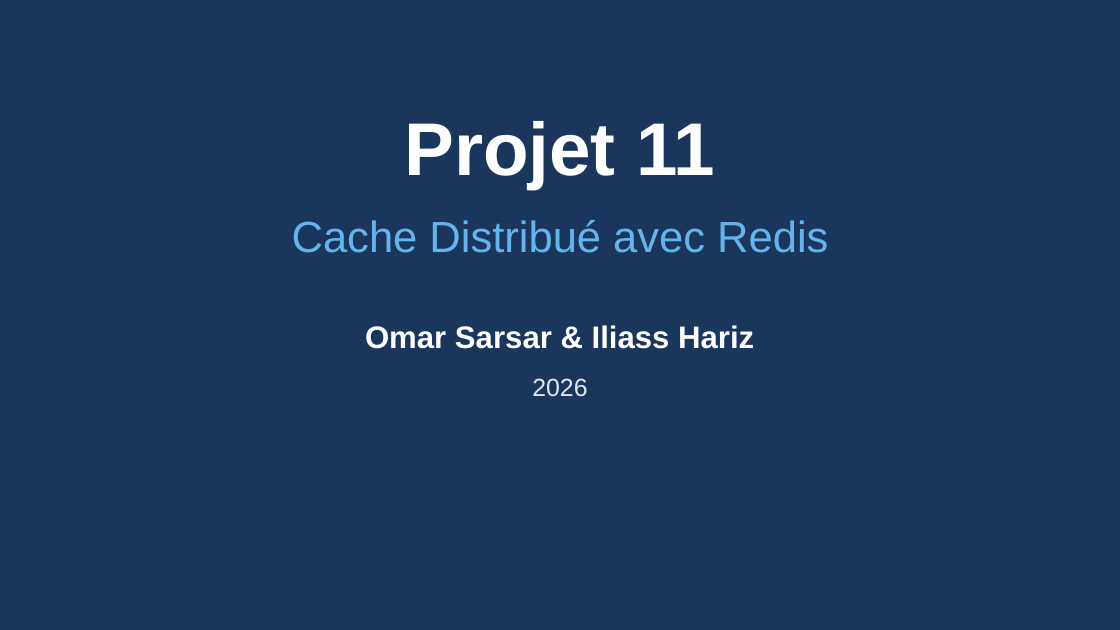
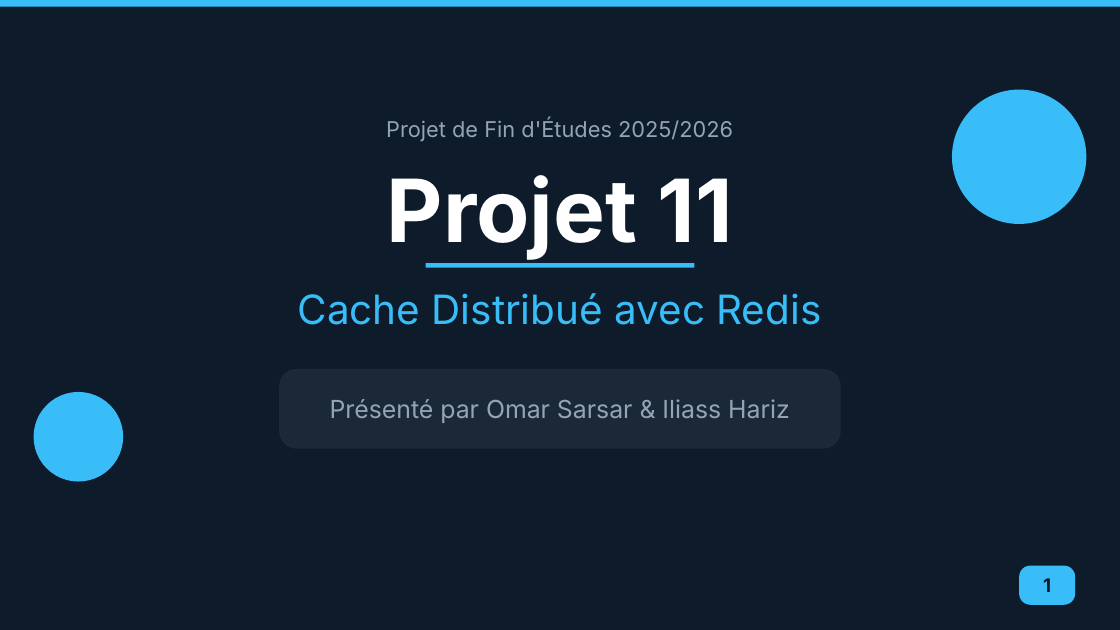
Before and after one commit to Zeinot/marketplace-saas, a slide deck: slide 1 of output/Presentation_Cache_Redis.pptx. Drawn at 1120x630 pixels with LibreOffice and Linux fonts; fonts in the diff are those of the drawing. Boxes give left, top, right and bottom in pixels: in the first picture for what was removed or moved away, otherwise in the second. Text is boxed around its words. In the diff, an @@ line names an element or a change of style, - is before the commit and + after.

```diff
--- a/output/Presentation_Cache_Redis.pptx
+++ b/output/Presentation_Cache_Redis.pptx
@@ background #1A365D to #0D1B2A @@
@@ rectangle added at [0,0,1120,7], fill #38BDF8 @@
@@ text at [386,118,733,142]: text changed; size 16 to 14 pt; font Arial to Inter; text colour #E2E8F0 to #94A3B8 @@
-2026
+Projet de Fin d'Études 2025/2026
@@ ellipse added at [952,90,1086,224], fill #38BDF8 @@
@@ text "Projet 11": place and size @@
-text "Projet 11" at [404,121,715,189]
+text "Projet 11" at [387,175,733,260]
@@ text "Projet 11" at [387,175,733,260]: size 48 to 56 pt, font Arial to Inter @@
@@ rectangle added at [426,263,694,268], fill #38BDF8 @@
@@ text "Cache Distribué avec Redis": place and size @@
-text "Cache Distribué avec Redis" at [292,220,828,253]
+text "Cache Distribué avec Redis" at [298,293,822,325]
@@ text "Cache Distribué avec Redis" at [298,293,822,325]: size 28 to 26 pt, font Arial to Inter, text colour #63B3ED to #38BDF8 @@
@@ rounded rectangle added at [280,370,840,448], fill #1B2838, outline #1E293B 1 pt @@
@@ ellipse added at [34,392,123,482], fill #38BDF8 @@
@@ text at [330,399,790,423]: text changed; size 20 to 16 pt; font Arial to Inter; text colour #FFFFFF to #94A3B8; bold off @@
-Omar Sarsar & Iliass Hariz
+Présenté par Omar Sarsar & Iliass Hariz
@@ rounded rectangle added at [1019,566,1075,605], fill #38BDF8 @@
@@ text added at [1043,578,1051,592], 12 pt, text #0D1B2A, bold @@
+1
```
Also in this commit, not shown: 9 other slides changed, 13 other files.
